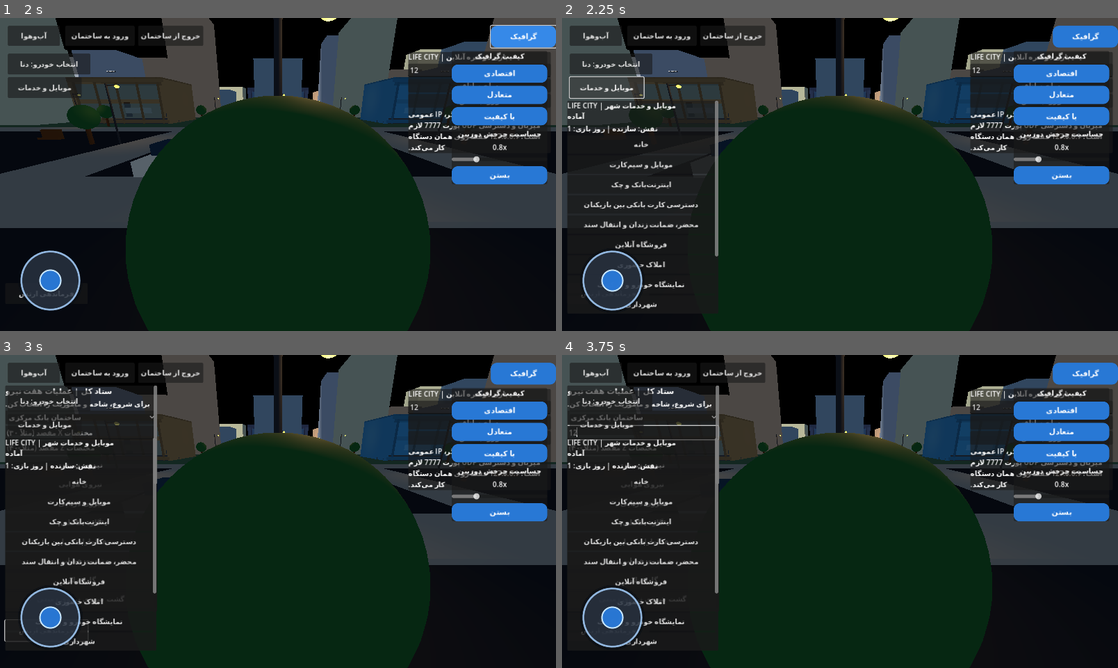
Above: before the commit, frames 1-4 (two rows, left to right).
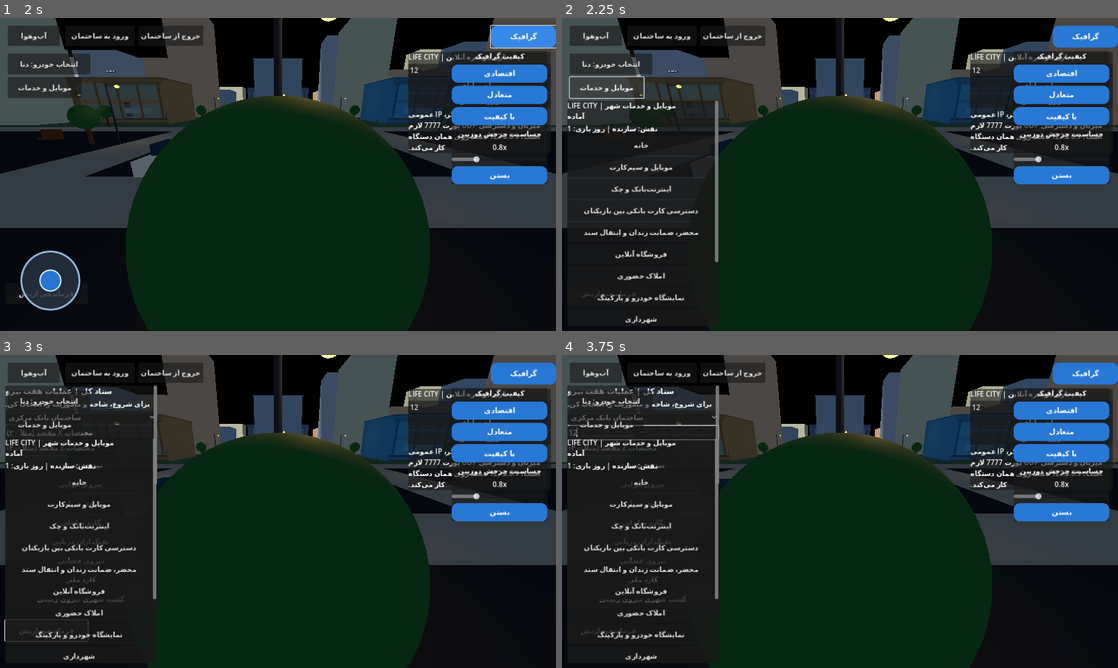
Above: after the commit, the same moments.

Repository: LifeCity2026Game/CITY
Game: Godot game, scene res://scenes/main.tscn
Same seed, same stepped clock (60 frames per second), same inputs: the game is played once before the commit and once after it.
Inputs (mouse positions are in pixels of both pictures, inside the frame that each line leads up to):
- Up to frame 1 (2 s): click (478, 71) at 0.52 s; type "12" at 0.6 s; click "گرافیک" at 1.25 s
- Up to frame 2 (2.25 s): click "موبایل و خدمات" at 2 s
- Up to frame 3 (3 s): click "فرماندهی ارتش" at 2.75 s
- Up to frame 4 (3.75 s): click (645, 433) at 3.52 s; type "12" at 3.6 s

Frame 1 is identical in both runs. In frame 2, 3.2% of the frame differs, in the area x 3-29%, y 39-98%; in frame 3, 3.2%; in frame 4, 3.2%.

Commit message:
Prevent services panel and joystick overlap

Diff:
--- a/scripts/life_city_services.gd
+++ b/scripts/life_city_services.gd
@@ -179,10 +179,11 @@
 	phone_panel.name = "ServicesPanel"
 	phone_panel.anchor_left = 0.0
 	phone_panel.anchor_right = 0.0
+	phone_panel.anchor_bottom = 1.0
 	phone_panel.offset_left = 12
 	phone_panel.offset_right = 360
 	phone_panel.offset_top = 190
-	phone_panel.offset_bottom = 680
+	phone_panel.offset_bottom = -12
 	layer.add_child(phone_panel)
 	var scroll := ScrollContainer.new()
 	scroll.size_flags_vertical = Control.SIZE_EXPAND_FILL
@@ -223,7 +224,8 @@
 func _add_button(parent: Node, caption: String, action: String, arg: String = "") -> Button:
 	var button := Button.new()
 	button.text = caption
-	button.custom_minimum_size = Vector2(300, 42)
+	button.custom_minimum_size = Vector2(0, 46)
+	button.size_flags_horizontal = Control.SIZE_EXPAND_FILL
 	parent.add_child(button)
 	button.pressed.connect(_action.bind(action, arg))
 	return button
@@ -236,6 +238,10 @@
 
 func _toggle_panel() -> void:
 	phone_panel.visible = not phone_panel.visible
+	# Avoid touch targets being stacked underneath the open services panel.
+	var joystick := get_parent().get_node_or_null("CharacterControls/CharacterJoystick")
+	if joystick:
+		joystick.visible = not phone_panel.visible
 
 func _action(action: String, arg: String = "") -> void:
 	if action == "page":
